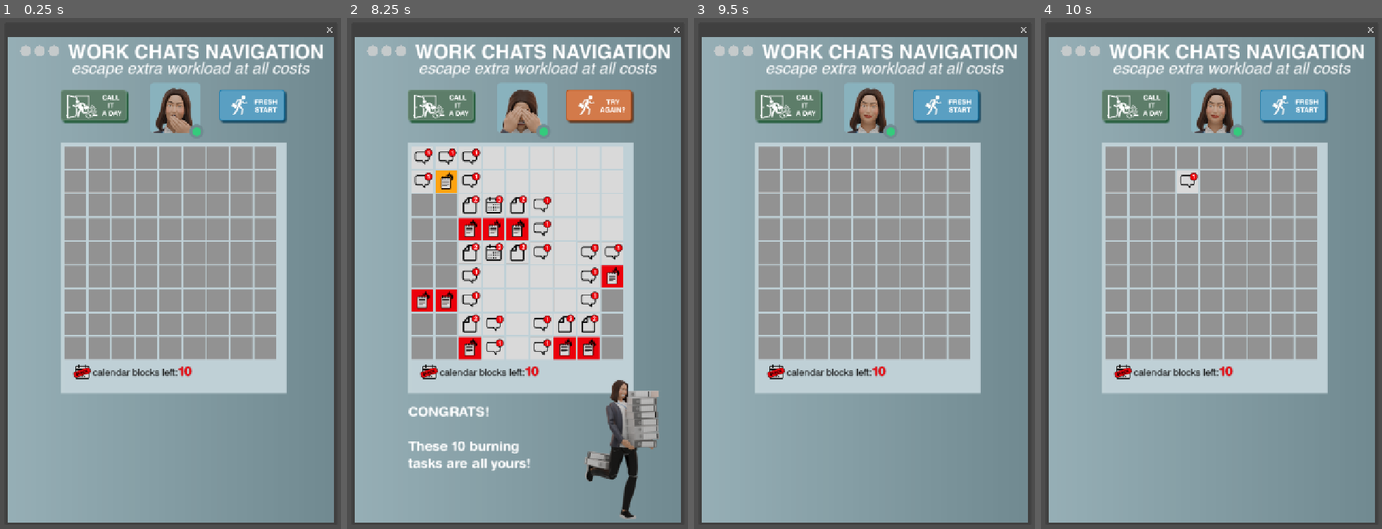
Above: before the commit, frames 1-4 (left to right).
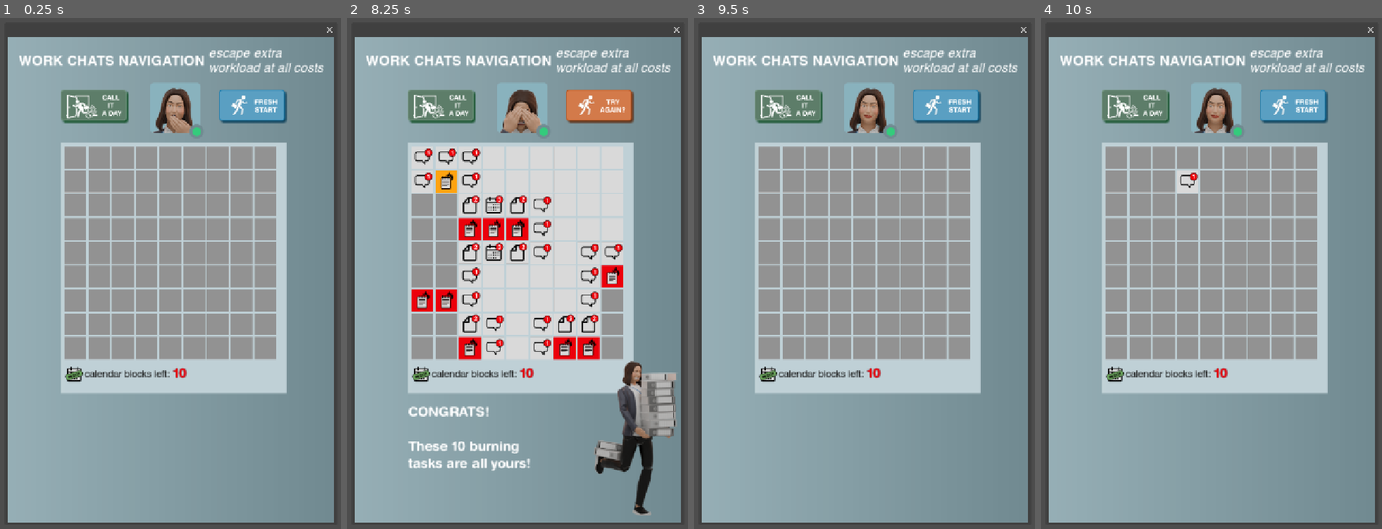
Above: after the commit, the same moments.

Repository: grkovalev/office-game
Game: Godot game, scene res://minesweeper.tscn
The game is run twice, just before and just after one commit, with the same random seed, the same clock (stepped at 60 frames per second) and the same inputs. This scene is started directly instead of the project's main scene.
Inputs (mouse positions are in pixels of both pictures, inside the frame that each line leads up to):
- Up to frame 1 (0.25 s): no input
- Up to frame 2 (8.25 s): click (422, 155) at 0.52 s; click (445, 155) at 1.27 s; click (469, 155) at 2.02 s; click (493, 155) at 2.77 s; click (517, 155) at 3.52 s; click (541, 155) at 4.27 s; click (565, 155) at 5.02 s; click (589, 155) at 5.77 s; click (612, 155) at 6.52 s; click (422, 181) at 7.27 s; click (445, 181) at 8.02 s
- Up to frame 3 (9.5 s): click (816, 181) at 8.77 s
- Up to frame 4 (10 s): click (1187, 181) at 9.52 s

The runs differ from the first frame. In frame 1, 3.3% of the frame differs, in the area x 5-95%, y 5-72%; in frame 2, 7.2%, in the area x 5-97%, y 5-99%; in frame 3, 3.3%; in frame 4, 3.3%.

Commit message:
minor visual changes

Diff:
--- a/minesweeper.tscn
+++ b/minesweeper.tscn
@@ -1,7 +1,6 @@
-[gd_scene load_steps=33 format=3 uid="uid://6brnunq6a06k"]
+[gd_scene load_steps=32 format=3 uid="uid://6brnunq6a06k"]
 
 [ext_resource type="FontFile" uid="uid://btw2ewpxr30d1" path="res://fonts/Helvetica.ttf" id="1_7nxku"]
-[ext_resource type="Texture2D" uid="uid://qkyky4hs4p2f" path="res://ui_buttons/minesweeper/ui_circle.png" id="1_a5xdw"]
 [ext_resource type="Script" uid="uid://iixic5s2ny1f" path="res://minesweeper.gd" id="1_k6kum"]
 [ext_resource type="FontFile" uid="uid://72opr2tj16ch" path="res://fonts/Helvetica-Bold.ttf" id="1_xrf8k"]
 [ext_resource type="FontFile" uid="uid://crhysmfg7mn73" path="res://fonts/Helvetica-Oblique.ttf" id="2_xrf8k"]
@@ -133,56 +132,42 @@
 size_flags_vertical = 4
 texture = SubResource("GradientTexture2D_crrax")
 
-[node name="ui_circle" type="Sprite2D" parent="Window"]
-position = Vector2(40.000004, 32.000004)
-scale = Vector2(0.24, 0.24)
-texture = ExtResource("1_a5xdw")
-
-[node name="ui_circle2" type="Sprite2D" parent="Window"]
-position = Vector2(72.00001, 32)
-scale = Vector2(0.24, 0.24)
-texture = ExtResource("1_a5xdw")
-
-[node name="ui_circle3" type="Sprite2D" parent="Window"]
-position = Vector2(104.00001, 32)
-scale = Vector2(0.24, 0.24)
-texture = ExtResource("1_a5xdw")
-
 [node name="title" type="Label" parent="Window"]
-offset_left = 136.0
-offset_top = 16.0
-offset_right = 718.0
-offset_bottom = 61.0
+offset_left = 24.0
+offset_top = 40.0
+offset_right = 456.0
+offset_bottom = 85.0
 theme_override_fonts/font = ExtResource("1_xrf8k")
-theme_override_font_sizes/font_size = 44
+theme_override_font_sizes/font_size = 32
 text = "WORK CHATS NAVIGATION"
 
 [node name="subtitle" type="Label" parent="Window"]
-offset_left = 144.0
-offset_top = 56.0
-offset_right = 688.0
-offset_bottom = 107.0
+offset_left = 456.0
+offset_top = 24.0
+offset_right = 736.0
+offset_bottom = 88.0
 theme_override_fonts/font = ExtResource("2_xrf8k")
-theme_override_font_sizes/font_size = 36
+theme_override_font_sizes/font_size = 29
 text = "escape extra workload at all costs"
+autowrap_mode = 2
 
 [node name="calendar blocks left" type="Label" parent="Window"]
-offset_left = 192.0
-offset_top = 752.0
-offset_right = 461.0
-offset_bottom = 783.0
+offset_left = 174.0
+offset_top = 755.0
+offset_right = 368.0
+offset_bottom = 778.0
 theme_override_colors/font_color = Color(0.07450981, 0.07450981, 0.07450981, 1)
 theme_override_fonts/font = ExtResource("1_7nxku")
 theme_override_font_sizes/font_size = 22
 text = "calendar blocks left:"
 
 [node name="number_calblocks" type="Label" parent="Window"]
-offset_left = 388.0
-offset_top = 741.0
-offset_right = 428.0
-offset_bottom = 776.0
-theme_override_colors/font_color = Color(0.92941177, 0, 0.03529412, 1)
-theme_override_colors/font_outline_color = Color(0.42295736, 0, 0.0061869672, 1)
+offset_left = 376.0
+offset_top = 745.0
+offset_right = 416.0
+offset_bottom = 780.0
+theme_override_colors/font_color = Color(0.9254902, 0, 0.043137256, 1)
+theme_override_colors/font_outline_color = Color(0, 0, 0, 1)
 theme_override_constants/outline_size = 2
 theme_override_fonts/font = ExtResource("6_crrax")
 theme_override_font_sizes/font_size = 29
@@ -195,7 +180,7 @@
 animation = &"shock"
 
 [node name="calblock" type="Sprite2D" parent="Window"]
-position = Vector2(168, 760)
+position = Vector2(150, 766)
 scale = Vector2(0.88, 0.88)
 texture = ExtResource("10_m1acp")
 
@@ -243,8 +228,8 @@
 script = ExtResource("20_ldu3r")
 
 [node name="winlostimg" type="Sprite2D" parent="Window/winlostmsg"]
-position = Vector2(602, 901)
-scale = Vector2(0.78124976, 0.78124976)
+position = Vector2(632, 872)
+scale = Vector2(0.8671873, 0.8671873)
 texture = ExtResource("20_mxn5k")
 region_enabled = true
 region_rect = Rect2(0, 0, 256, 512)
Binary file changed: ui_buttons/minesweeper/minesweep_block.png
